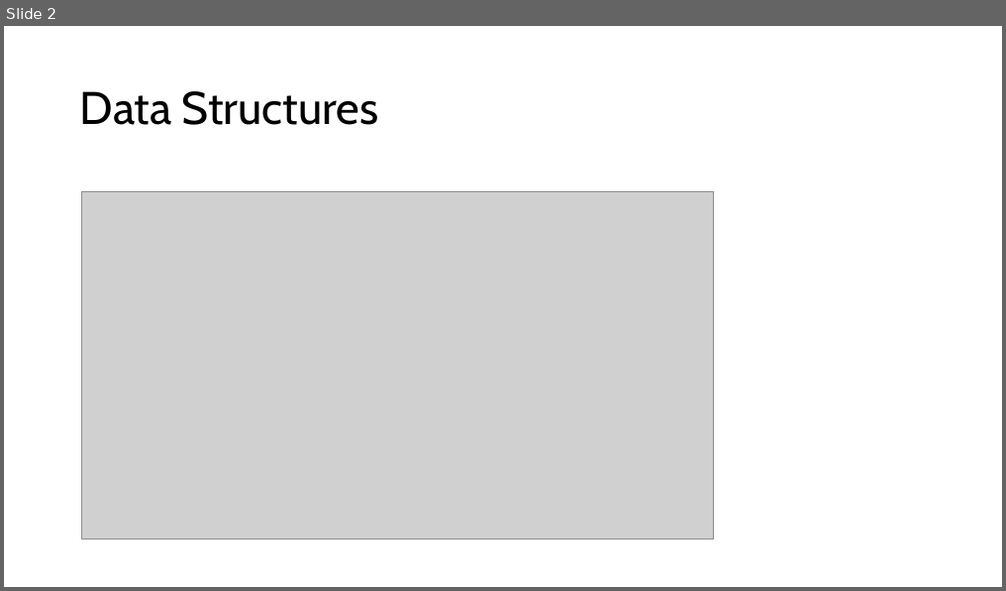
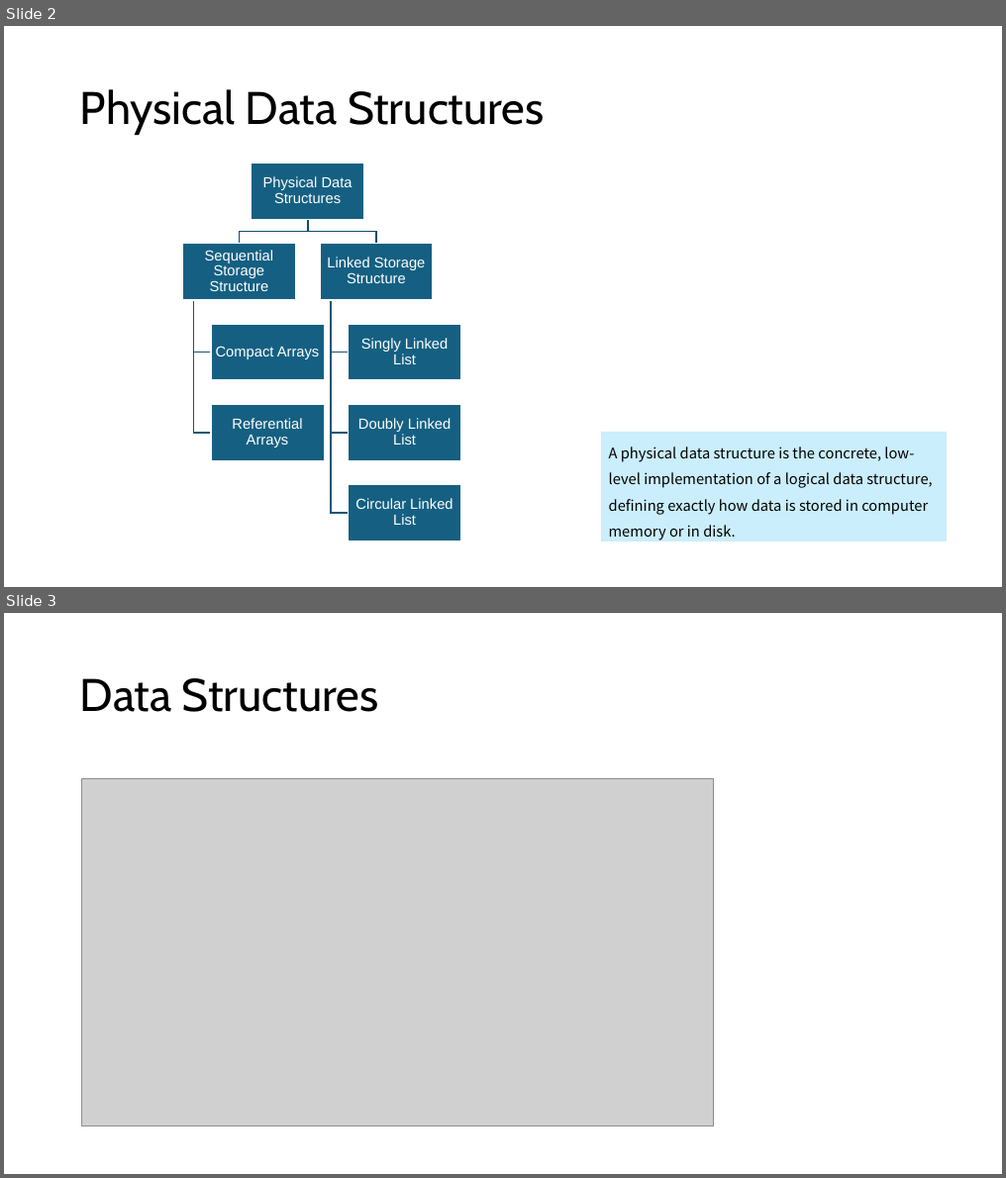
Before and after one commit to mingfujacky/Lecture-DSA-2.0, a slide deck: asset/ppt/ch01a.pptx. Shown one above the other, each under a label of ours: slide 2 before the commit, slides 2 and 3 after it. The pictures are 1006x591 and 1006x1178 pixels, drawn with LibreOffice and Linux fonts; fonts in the diff are those of the drawing; grey boxes stand for pictures. Boxes give left, top, right and bottom in pixels: in the first picture for what was removed or moved away, otherwise in the second. Text is boxed around its words. In the diff, an @@ line names an element or a change of style, - is before the commit and + after.

```diff
--- a/asset/ppt/ch01a.pptx
+++ b/asset/ppt/ch01a.pptx
@@ slide 2 added at [4,26,1002,587], background #FFFFFF @@
@@ title added at [80,89,545,135], 44 pt, text #000000 @@
+Physical Data Structures
@@ rectangle added at [601,432,946,542], fill #CAEEFB, 14 pt, text #000000 @@
+A physical data structure is the concrete, low-level implementation of a logical data structure, defining exactly how data is stored in computer memory or in disk.
@@ group added at [182,163,462,542]: 8 rectangles, 8 texts, 7 freeform shapes @@
+Physical Data Structures
+Sequential Storage Structure
+Compact Arrays
+Referential Arrays
+Linked Storage Structure
+Singly Linked List
+Doubly Linked List
+Circular Linked List
@@ what was slide 2 is now slide 3 @@
```
Also in this commit, not shown: 1 slide changed, 1 other slide added, 1 slide removed, 5 other files.
